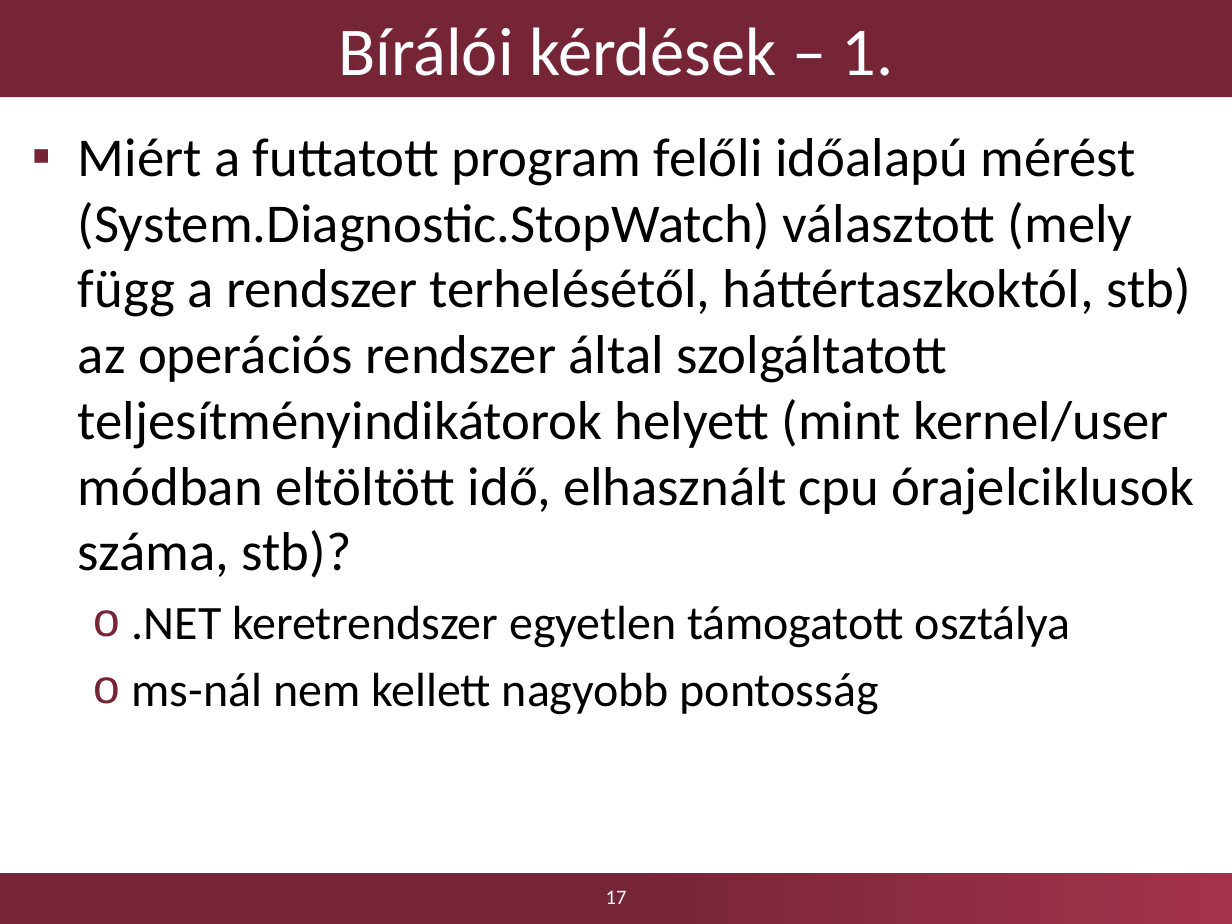
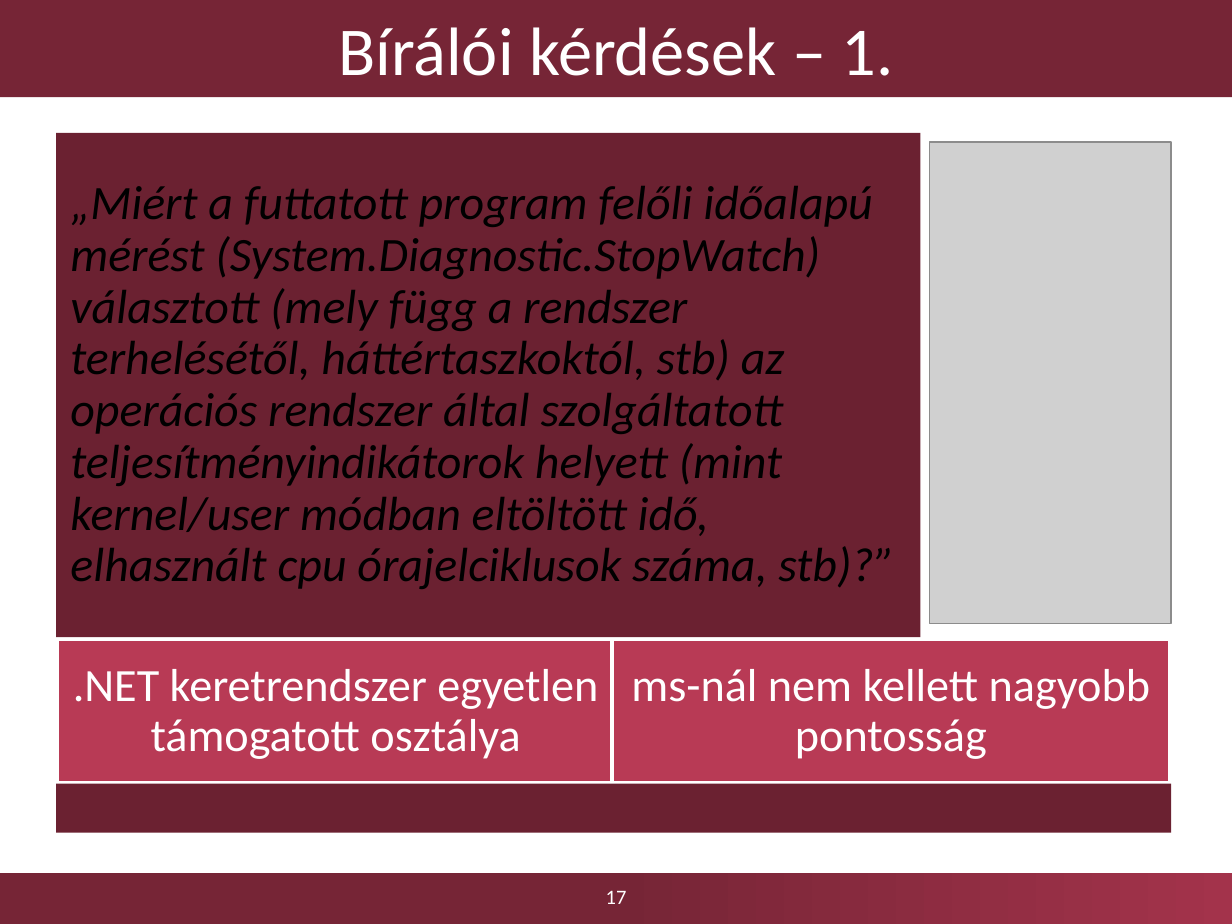
Before and after one commit to Kreestof/szakdolgozat-presentation, a slide deck: slide 17 of Dobosy_Kristof_szakdolgozat_2017_GraphEngine_0.pptx. Drawn at 1232x924 pixels with LibreOffice and Linux fonts; fonts in the diff are those of the drawing; grey boxes stand for pictures; background and template pictures are left out. Boxes give left, top, right and bottom in pixels: in the first picture for what was removed or moved away, otherwise in the second. Text is boxed around its words. In the diff, an @@ line names an element or a change of style, - is before the commit and + after.

```diff
--- a/Dobosy_Kristof_szakdolgozat_2017_GraphEngine_0.pptx
+++ b/Dobosy_Kristof_szakdolgozat_2017_GraphEngine_0.pptx
@@ text "„Miért a futtatott program felőli ..." at (70,186,894,589): vertical alignment top to middle @@
@@ picture added at (929,142,1170,623) @@
@@ text at (70,186,894,589): text changed; size 32 to 28 pt; italic on @@
-▪ Miért a futtatott program felőli időalapú mérést (System.Diagnostic.StopWatch) választott (mely függ a rendszer terhelésétől, háttértaszkoktól, stb) az operációs rendszer által szolgáltatott teljesítményindikátorok helyett (mint kernel/user módban eltöltött idő, elhasznált cpu órajelciklusok száma, stb)?
-  o .NET keretrendszer egyetlen támogatott osztálya
-  o ms-nál nem kellett nagyobb pontosság
+„Miért a futtatott program felőli időalapú mérést (System.Diagnostic.StopWatch) választott (mely függ a rendszer terhelésétől, háttértaszkoktól, stb) az operációs rendszer által szolgáltatott teljesítményindikátorok helyett (mint kernel/user módban eltöltött idő, elhasznált cpu órajelciklusok száma, stb)?”
@@ group added at (57,133,1172,833): 4 rectangles, 2 texts @@
+.NET keretrendszer egyetlen támogatott osztálya
+ms-nál nem kellett nagyobb pontosság
```
Also in this commit, not shown: 11 other slides changed, 2 other files.
